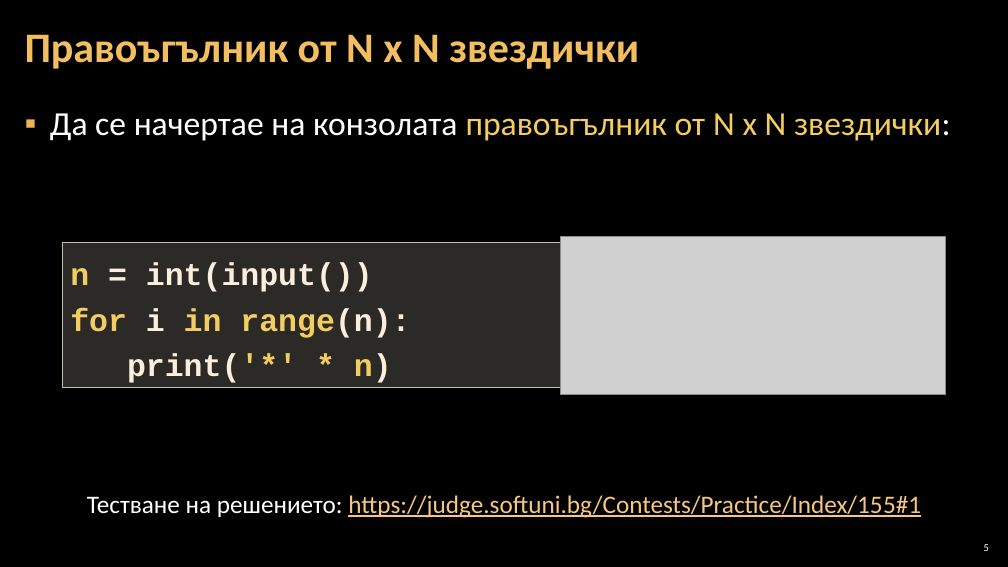
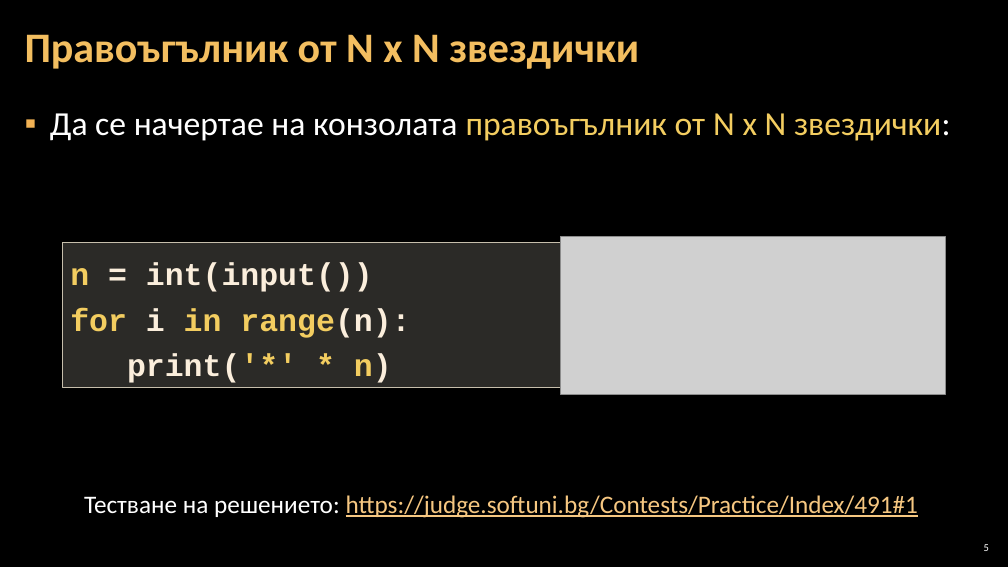
Before and after one commit to Software-University/Python-Basics, a slide deck: slide 5 of 6. Drawing-with-Loops/6. Drawing-with-Loops.pptx. Drawn at 1008x567 pixels with LibreOffice and Linux fonts; fonts in the diff are those of the drawing; grey boxes stand for pictures; background and template pictures are left out. Boxes give left, top, right and bottom in pixels: in the first picture for what was removed or moved away, otherwise in the second. Text is boxed around its words. In the diff, an @@ line names an element or a change of style, - is before the commit and + after.

```diff
--- a/6. Drawing-with-Loops/6. Drawing-with-Loops.pptx
+++ b/6. Drawing-with-Loops/6. Drawing-with-Loops.pptx
@@ text at [84, 495, 918, 518]: text changed @@
-Тестване на решението: https://judge.softuni.bg/Contests/Practice/Index/155#1
+Тестване на решението: https://judge.softuni.bg/Contests/Practice/Index/491#1
```
Also in this commit, not shown: 11 other slides changed, 4 other files.
